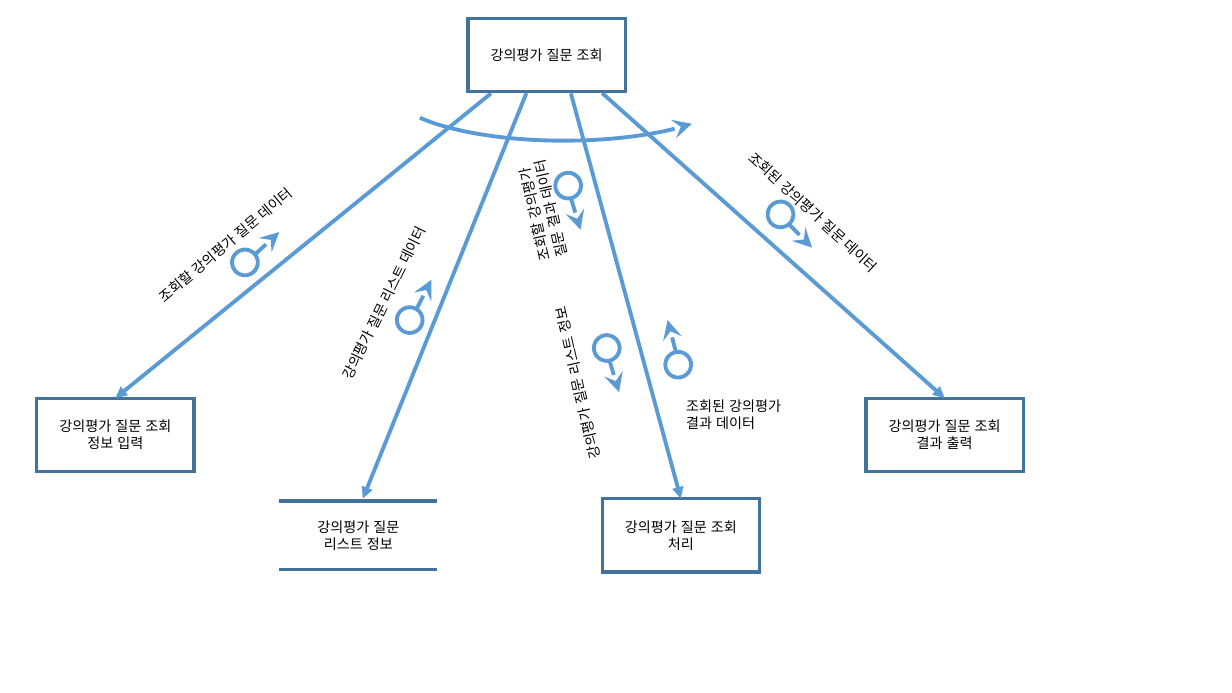
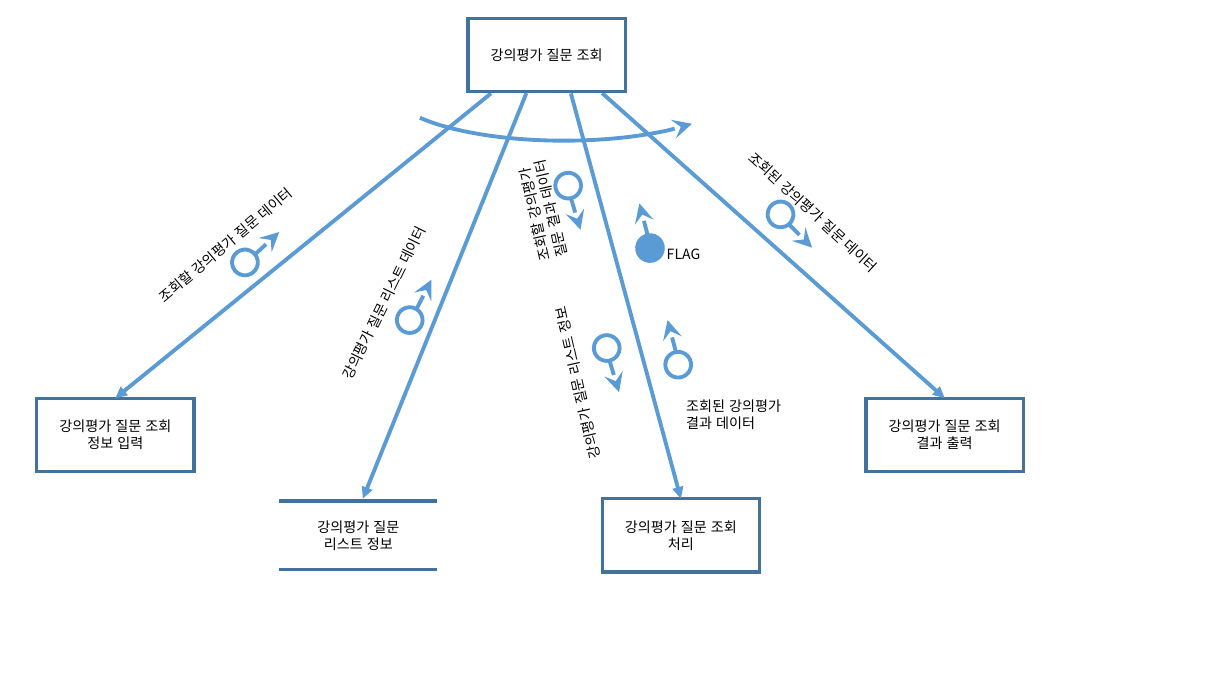
Before and after one commit to se04/se04, a slide deck: slide 1 of SDD 관련 자료/작업 결과물/처리 모형도/강의평가질문조회.pptx. Drawn at 1232x693 pixels with LibreOffice and Linux fonts; fonts in the diff are those of the drawing. Boxes give left, top, right and bottom in pixels: in the first picture for what was removed or moved away, otherwise in the second. Text is boxed around its words. In the diff, an @@ line names an element or a change of style, - is before the commit and + after.

Commit message:
강의평가질문조회수정_FLAG추가

```diff
--- a/SDD 관련 자료/작업 결과물/처리 모형도/강의평가질문조회.pptx
+++ b/SDD 관련 자료/작업 결과물/처리 모형도/강의평가질문조회.pptx
@@ arrow added from (648, 236) to (640, 203), #5B9BD5 3 pt @@
@@ ellipse added at (x1=633, y1=230, x2=669, y2=266), fill #5B9BD5, outline #5B9BD5 3 pt @@
@@ text added at (x1=667, y1=248, x2=701, y2=259), 11 pt, text #000000 @@
+FLAG
```
